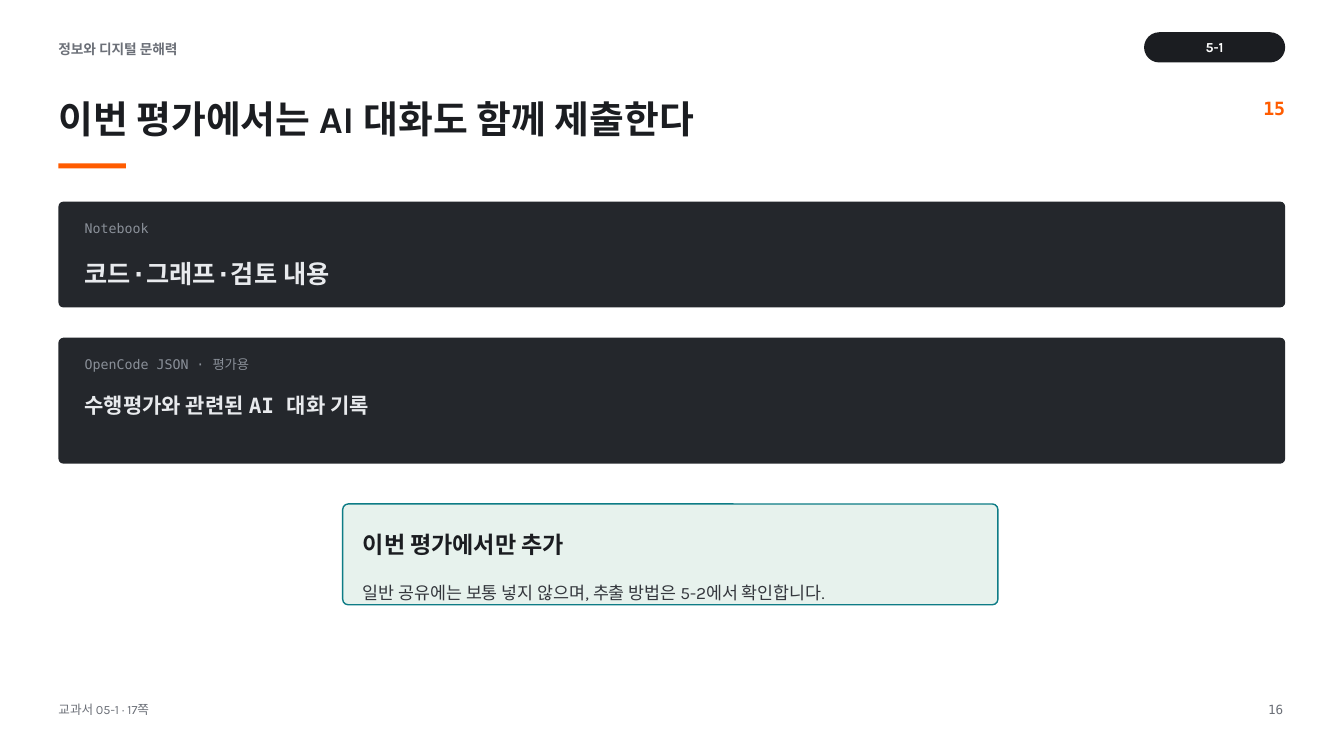
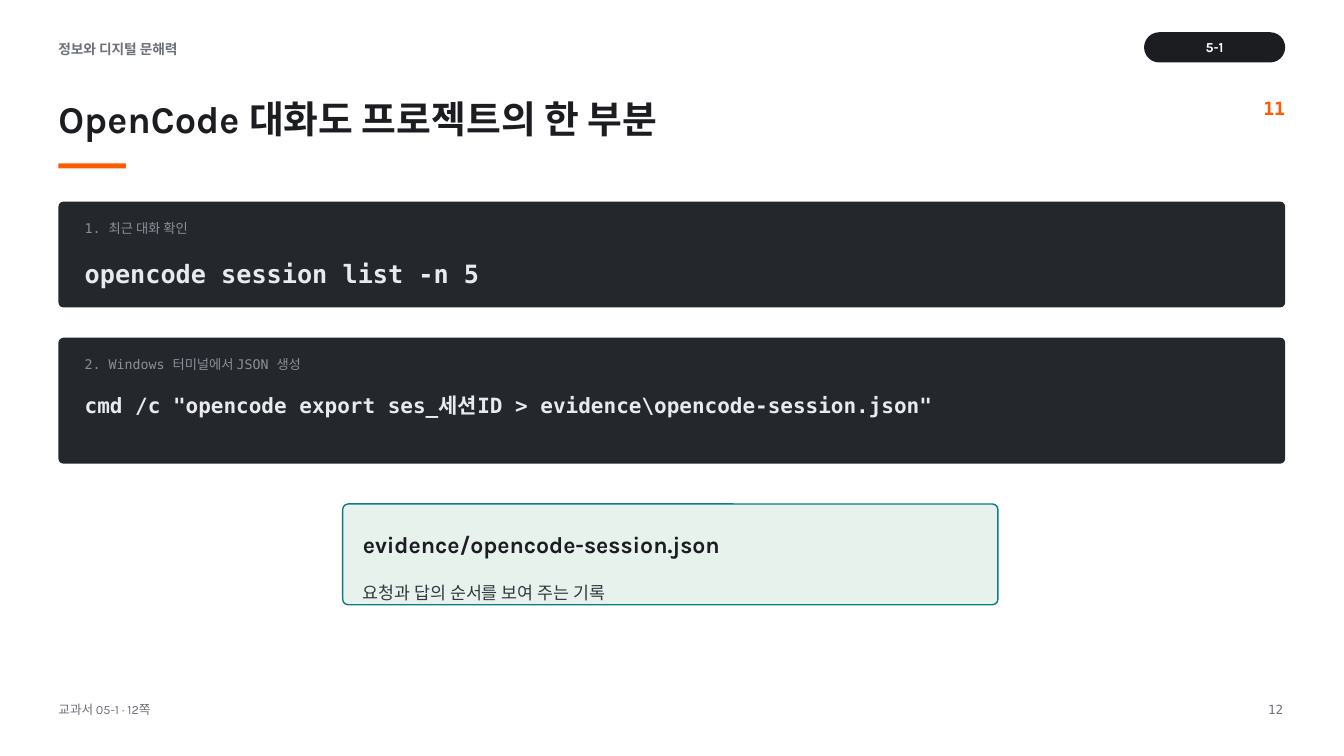
Before and after one commit to cozy819/2026-02__jdh, a slide deck: slide 12 of 05/ppt/05-1_수행평가_1_안내.pptx (slide 16 before the commit). Drawn at 1344x756 pixels with LibreOffice and Linux fonts; fonts in the diff are those of the drawing. Boxes give left, top, right and bottom in pixels: in the first picture for what was removed or moved away, otherwise in the second. Text is boxed around its words. In the diff, an @@ line names an element or a change of style, - is before the commit and + after.

```diff
--- a/05/ppt/05-1_수행평가_1_안내.pptx
+++ b/05/ppt/05-1_수행평가_1_안내.pptx
@@ text at (58,101,658,142): text changed @@
-이번 평가에서는 AI 대화도 함께 제출한다
+OpenCode 대화도 프로젝트의 한 부분
@@ text at (1263,101,1285,115): text changed @@
-15
+11
@@ text at (85,222,187,234): text changed @@
-Notebook
+1. 최근 대화 확인
@@ text at (85,262,479,289): text changed @@
-코드·그래프·검토 내용
+opencode session list -n 5
@@ text at (85,358,301,370): text changed @@
-OpenCode JSON · 평가용
+2. Windows 터미널에서 JSON 생성
@@ text at (85,396,932,418): text changed @@
-수행평가와 관련된 AI 대화 기록
+cmd /c "opencode export ses_세션ID > evidence\opencode-session.json"
@@ text at (363,535,720,559): text changed @@
-이번 평가에서만 추가
+evidence/opencode-session.json
@@ text at (363,584,605,605): text changed @@
-일반 공유에는 보통 넣지 않으며, 추출 방법은 5-2에서 확인합니다.
+요청과 답의 순서를 보여 주는 기록
@@ text at (58,703,150,715): text changed @@
-교과서 05-1 · 17쪽
+교과서 05-1 · 12쪽
@@ text at (1268,704,1283,714): text changed @@
-16
+12
```
Also in this commit, not shown: 7 other slides changed, 6 slides added, 8 slides removed, 31 other files.
